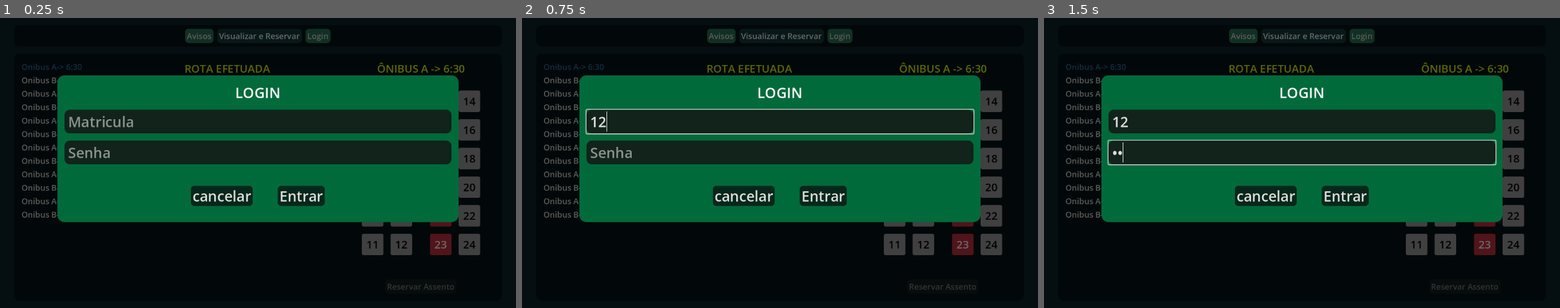
Above: before the commit, frames 1-3 (left to right).
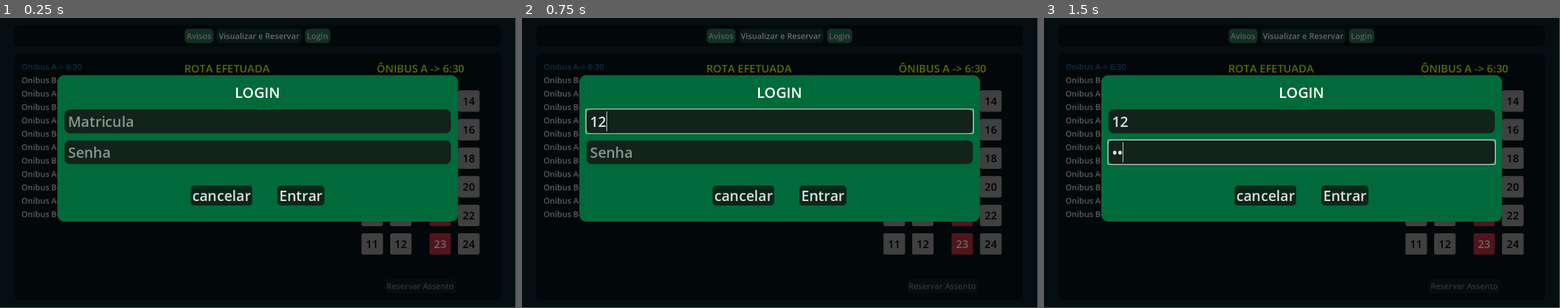
Above: after the commit, the same moments.

Repository: DOGamedev5/IHCRotasIFCE
Game: Godot game, scene res://main.tscn
Same seed, same stepped clock (60 frames per second), same inputs: the game is played once before the commit and once after it.
Inputs (mouse positions are in pixels of both pictures, inside the frame that each line leads up to):
- Up to frame 1 (0.25 s): no input
- Up to frame 2 (0.75 s): click (780, 122) at 0.52 s; type "12" at 0.6 s
- Up to frame 3 (1.5 s): click (1302, 151) at 0.75 s; type "12" at 0.83 s; click "Avisos" at 1.25 s
In our replay, the window is 800x450 before the commit and 799x449 after it. These sizes can differ from the game's own. Grey fills any space a smaller window leaves; there, only what the larger window draws over its background counts as a difference.

The runs differ from the first frame. In frame 1, 2.2% of the frame differs, in the area x 4-94%, y 4-94%; in frame 2, 2.7%; in frame 3, 2.7%.

Commit message:
fix mobile UI

Diff:
--- a/project.godot
+++ b/project.godot
@@ -17,10 +17,6 @@
 boot_splash/image="uid://bjp8pim4bvtb"
 config/icon="uid://dwam0qu2e3ler"
 
-[display]
-
-window/stretch/mode="viewport"
-
 [global]
 
 isMobile=true
Not shown, changed: index.html
Not shown, changed: index.pck
